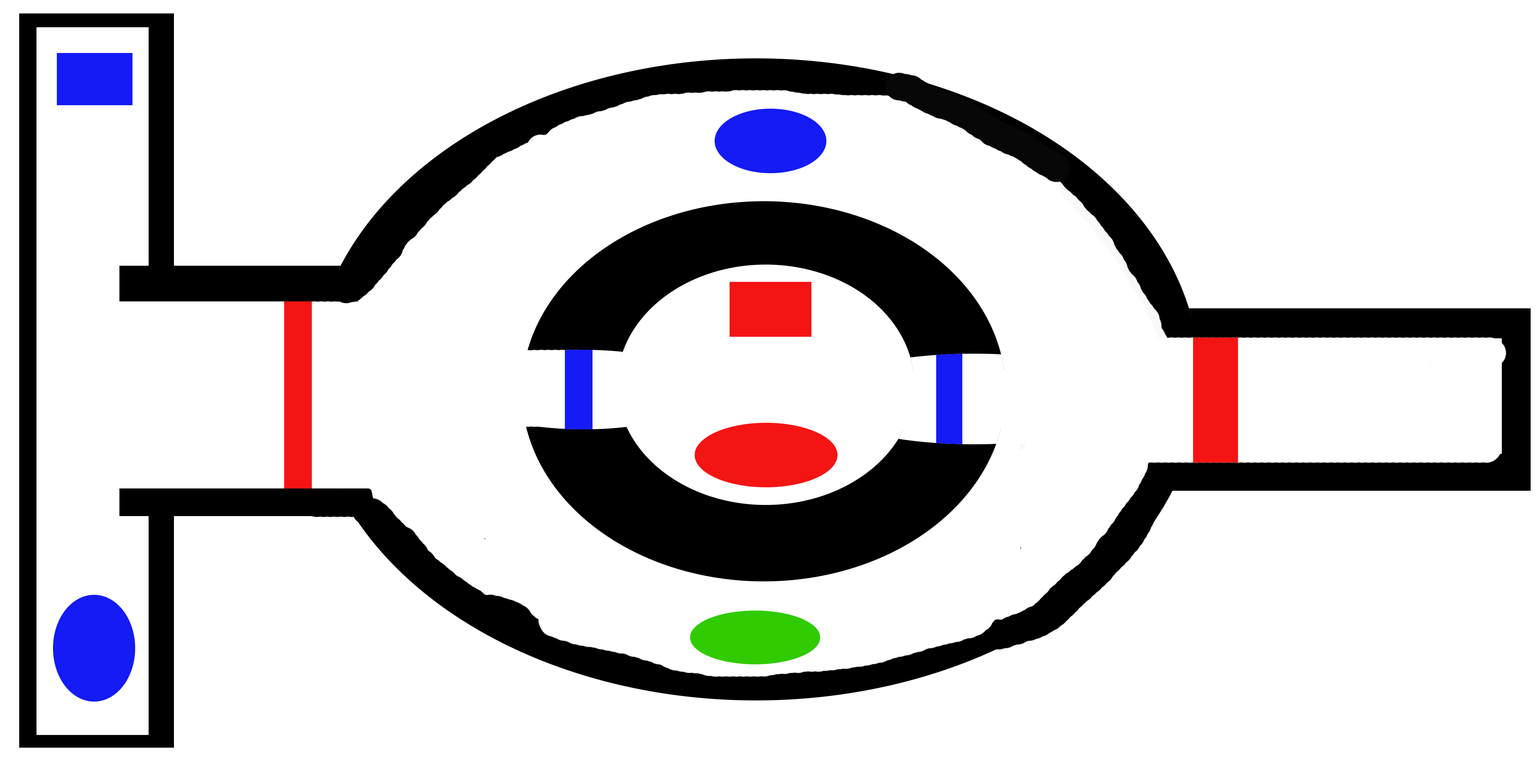
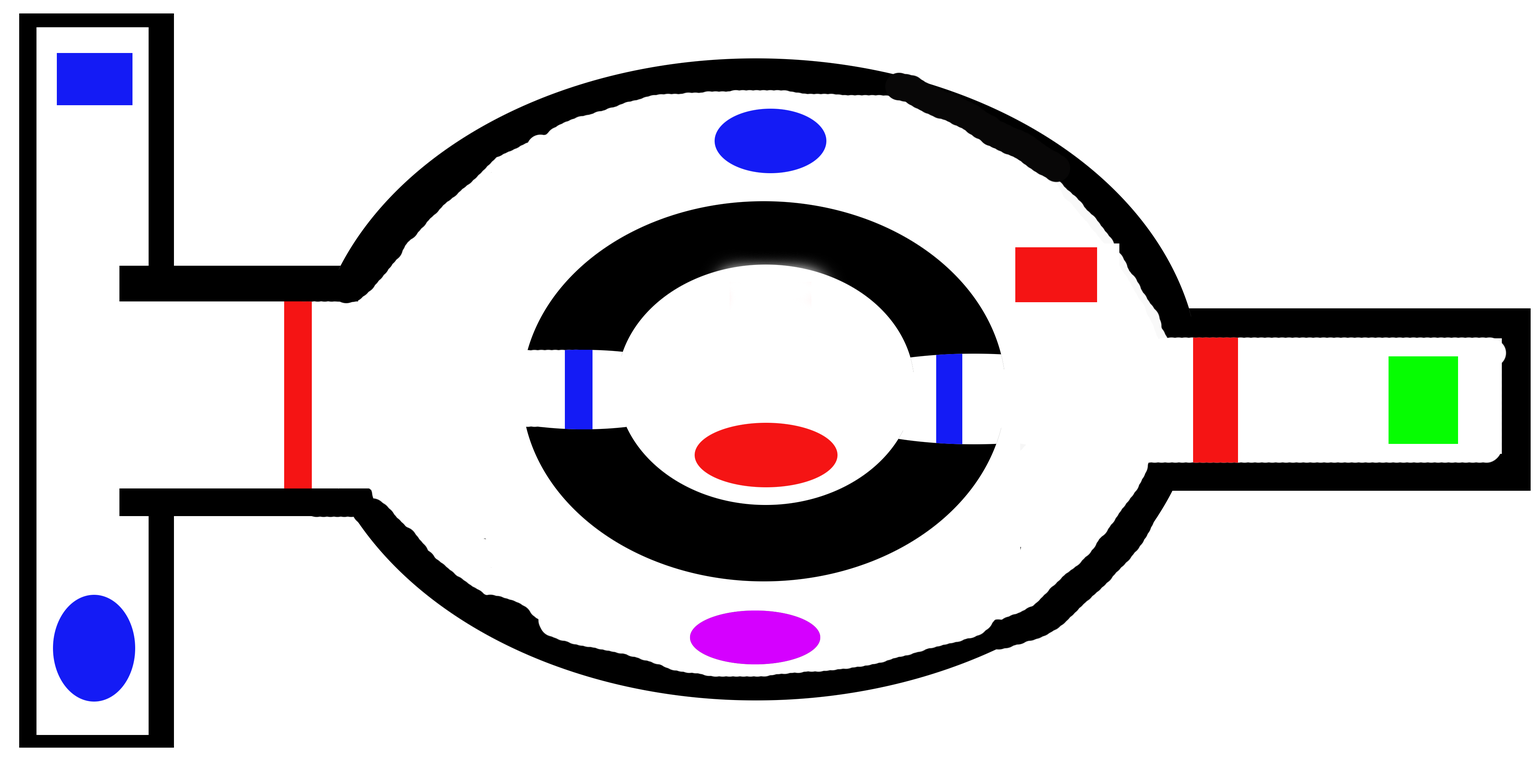
Comparing the layer stacks of the two 1536 × 768 images. Changes:
added layer "Layer 1" above "Layer 0" over [701,243,1120,337]
painted on "Layer 0" over [689,356,1458,665]
